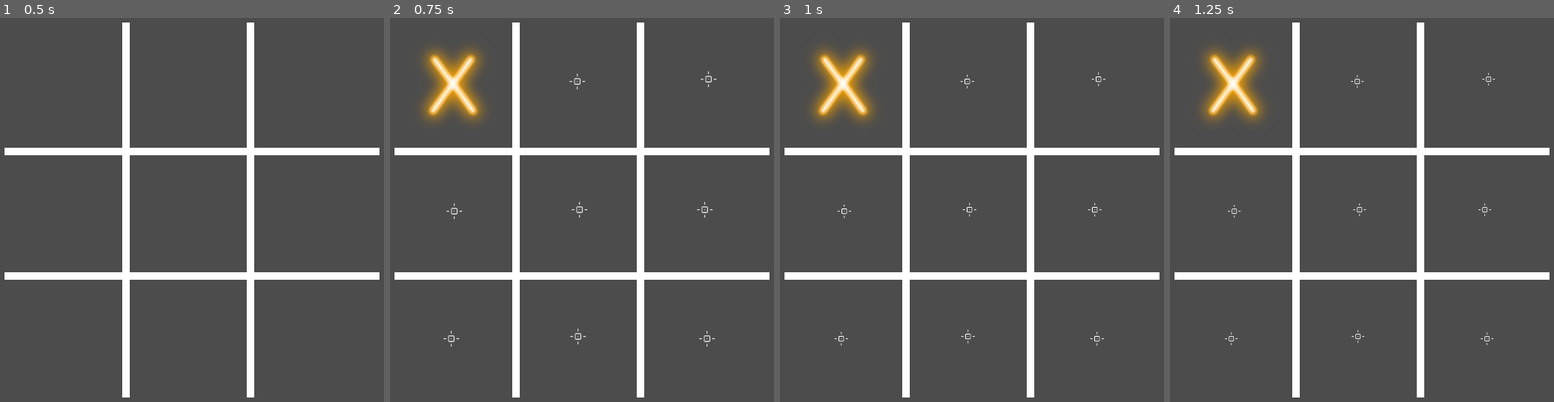
Above: before the commit, frames 1-4 (left to right).
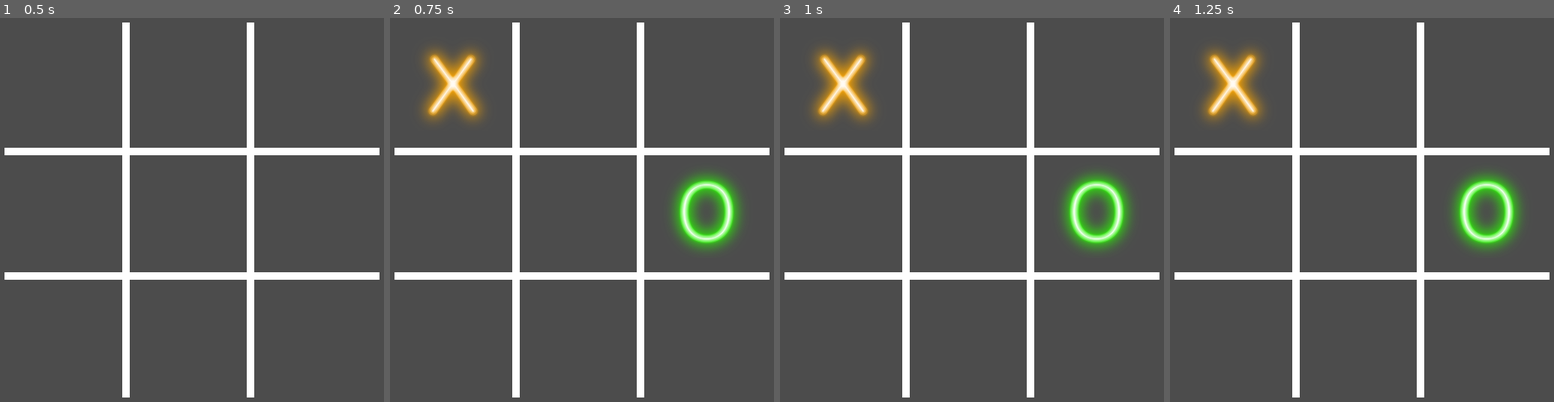
Above: after the commit, the same moments.

Repository: DrAlta/BattleTicTacToe
Game: Godot game, scene res://Web.tscn
Same seed, same stepped clock (60 frames per second), same inputs: the game is played once before the commit and once after it. Before the commit the project starts from res://Main.tscn.
Inputs (mouse positions are in pixels of both pictures, inside the frame that each line leads up to):
- Up to frame 1 (0.5 s): no input
- Up to frame 2 (0.75 s): click (451, 83) at 0.5 s
- Up to frame 3 (1 s): no input
- Up to frame 4 (1.25 s): no input

Frame 1 is identical in both runs. In frame 2, 3.1% of the frame differs, in the area x 13-92%, y 13-86%; in frame 3, 3.0%; in frame 4, 3.1%.

Commit message:
updated web version to match main, really this time

Diff:
--- a/src/Main.gd
+++ b/src/Main.gd
@@ -142,6 +142,7 @@
 	game = MonteCarloTreeSearch.TicTacToe.new()
 	for btn in board:
 		btn.reset()
+
 func do_move(move):
 	print("doing move:" + str(move))
 	if move[0] != move[1]:
@@ -186,11 +187,7 @@
 			btn.get_node("Attacker").visible = false
 			btn.get_node("Defender").visible = false
 			btn.get_node("AI").visible = false
-			if btn.id in offense:
-				btn.set_attack_hover(true)
-			else:
-				if game.get_position(btn.id)[1] > 0:
-					btn.set_attack_hover(false)
+			btn.set_attack_hover(false)
 		mutex.unlock()
 		print("AI mutex unlock")
 
--- a/src/Web.gd
+++ b/src/Web.gd
@@ -141,7 +141,6 @@
 	if move[0] != move[1]:
 		board[move[0] - 1].reset()
 
-
 	game = game.move(move)
 #	game.print_board()
 	game.print_board()
@@ -153,7 +152,8 @@
 		offense = battles[0]
 		defense = battles[1]
 	else:
-		print("won by"+str(game.win_result()))
+		print(str(game.player)+" lost")
+		move_phase = PEACE
 		showWinDialog("Game Over",game.player + "won!")
 		return(false)
 	return(true)
@@ -180,6 +180,11 @@
 			btn.get_node("Attacker").visible = false
 			btn.get_node("Defender").visible = false
 			btn.get_node("AI").visible = false
+			if btn.id in offense:
+				btn.set_attack_hover(true)
+			else:
+				if game.get_position(btn.id)[1] > 0:
+					btn.set_attack_hover(false)
 		mutex.unlock()
 		print("AI mutex unlock")
 
--- a/src/project.godot
+++ b/src/project.godot
@@ -34,7 +34,7 @@
 
 config/name="Tic-Tac-Battle"
 config/description="Tic-Tac-Toe but you can use an existing piece to capture one of your opponent's pieces."
-run/main_scene="res://Main.tscn"
+run/main_scene="res://Web.tscn"
 config/icon="res://Icon.png"
 
 [display]
